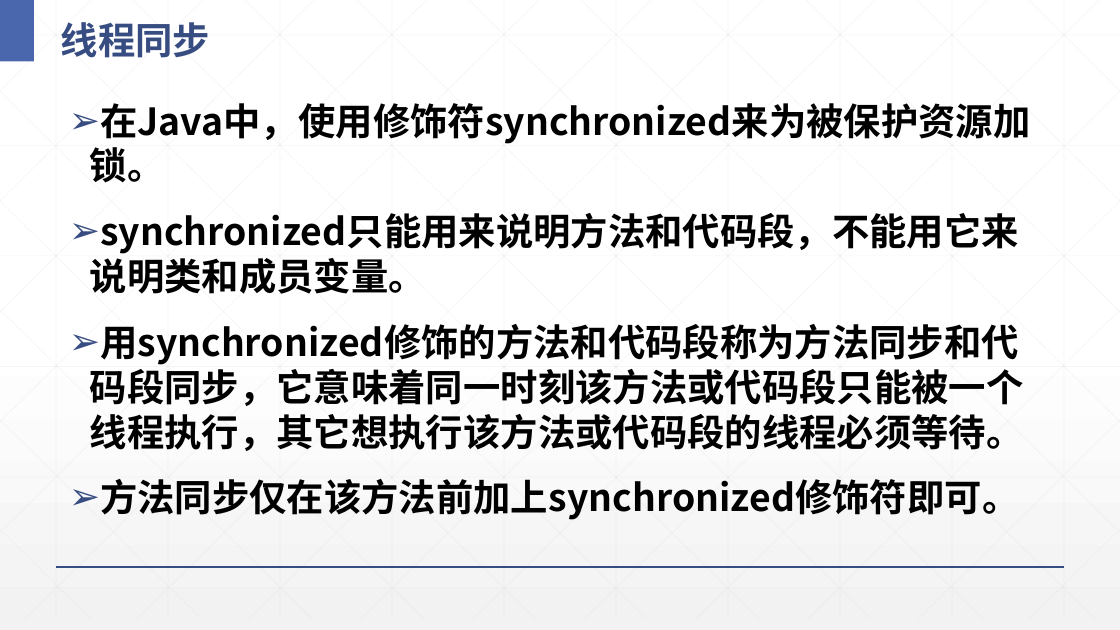
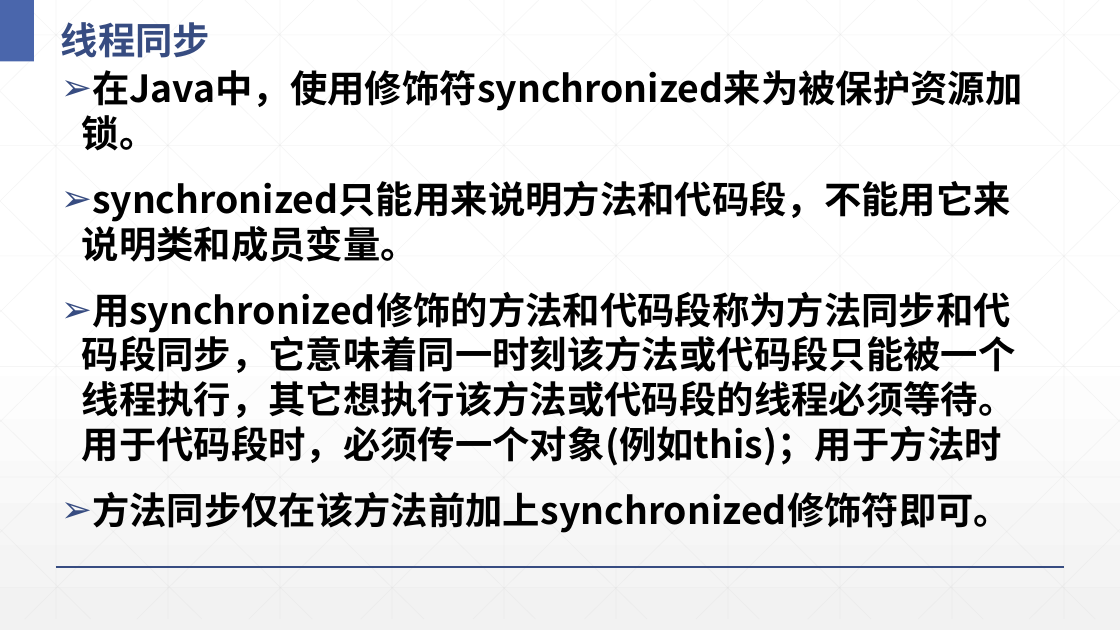
Before and after one commit to Panamera-Turbo/Java-program-term_3rd, a slide deck: slide 26 of PPT/J8-多线程设计.pptx (slide 25 before the commit). Drawn at 1120x630 pixels with LibreOffice and Linux fonts; fonts in the diff are those of the drawing. Boxes give left, top, right and bottom in pixels: in the first picture for what was removed or moved away, otherwise in the second. Text is boxed around its words. In the diff, an @@ line names an element or a change of style, - is before the commit and + after.

```diff
--- a/PPT/J8-多线程设计.pptx
+++ b/PPT/J8-多线程设计.pptx
@@ text "在Java中，使用修饰符synchronized来为被保护资源加锁。": place and size @@
-text "在Java中，使用修饰符synchronized来为被保护资源加锁。" at <box>90,103,1030,520</box>
+text "在Java中，使用修饰符synchronized来为被保护资源加锁。" at <box>82,70,1022,533</box>
@@ text at <box>82,292,1016,466</box>: text changed @@
-➢ 用synchronized修饰的方法和代码段称为方法同步和代码段同步，它意味着同一时刻该方法或代码段只能被一个线程执行，其它想执行该方法或代码段的线程必须等待。
+➢ 用synchronized修饰的方法和代码段称为方法同步和代码段同步，它意味着同一时刻该方法或代码段只能被一个线程执行，其它想执行该方法或代码段的线程必须等待。用于代码段时，必须传一个对象(例如this)；用于方法时
```
Also in this commit, not shown: 2 other slides changed, 1 slide added, 38 other files.
